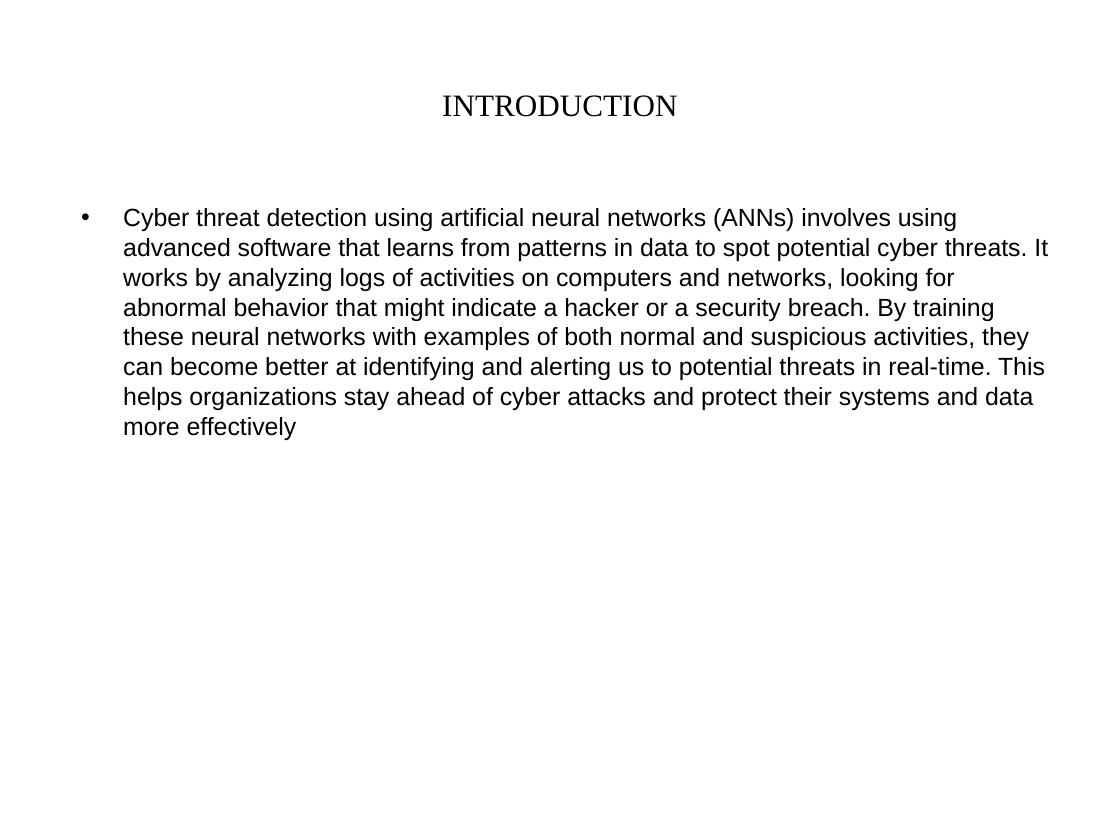
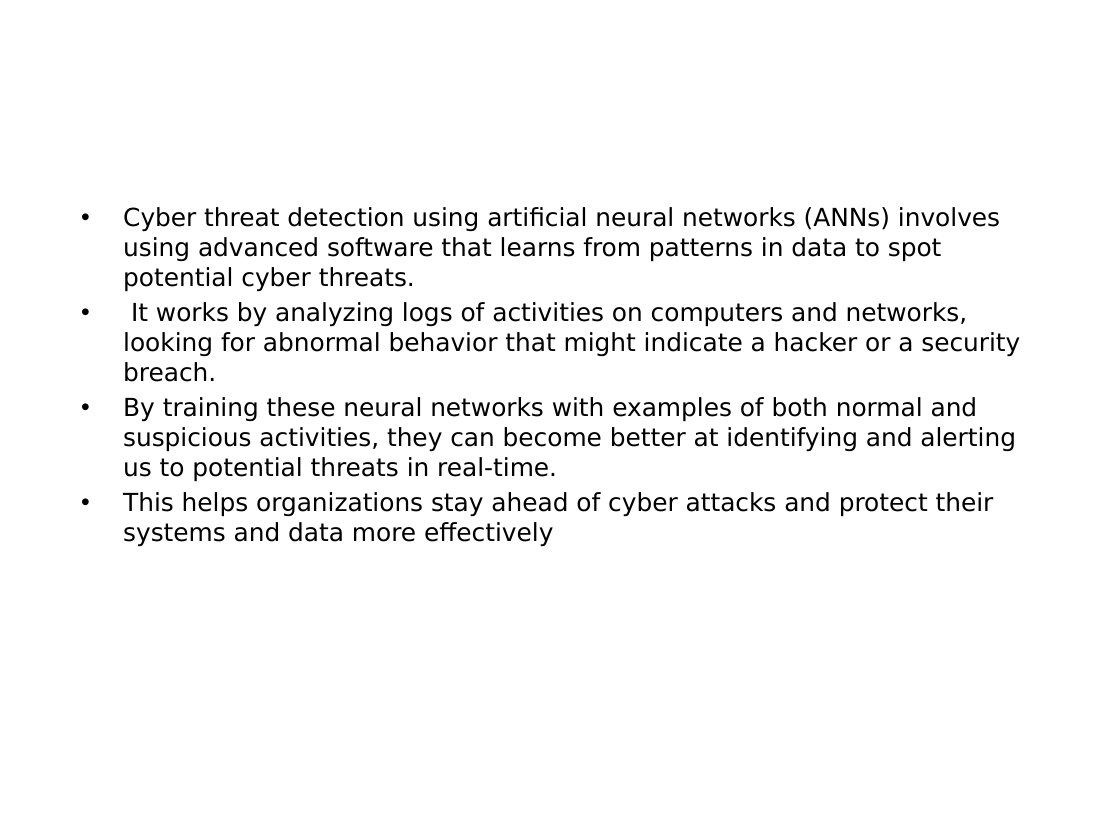
Before and after one commit to shivashankarenagandula/Cyber-threat-detection-based-on-artificial-neural-network-using-event-profiles, a slide deck: slide 5 of BATCH_14_RTR_CSD-A.pptx (slide 4 before the commit). Drawn at 1120x840 pixels with LibreOffice and Linux fonts; fonts in the diff are those of the drawing. Boxes give left, top, right and bottom in pixels: in the first picture for what was removed or moved away, otherwise in the second. Text is boxed around its words. In the diff, an @@ line names an element or a change of style, - is before the commit and + after.

```diff
--- a/BATCH_14_RTR_CSD-A.pptx
+++ b/BATCH_14_RTR_CSD-A.pptx
@@ title removed at <box>442,95,677,117</box> @@
-INTRODUCTION
@@ text at <box>123,207,1020,547</box>: text changed; font Arial to DejaVu Sans @@
-• Cyber threat detection using artificial neural networks (ANNs) involves using advanced software that learns from patterns in data to spot potential cyber threats. It works by analyzing logs of activities on computers and networks, looking for abnormal behavior that might indicate a hacker or a security breach. By training these neural networks with examples of both normal and suspicious activities, they can become better at identifying and alerting us to potential threats in real-time. This helps organizations stay ahead of cyber attacks and protect their systems and data more effectively
+• Cyber threat detection using artificial neural networks (ANNs) involves using advanced software that learns from patterns in data to spot potential cyber threats.
+• It works by analyzing logs of activities on computers and networks, looking for abnormal behavior that might indicate a hacker or a security breach.
+• By training these neural networks with examples of both normal and suspicious activities, they can become better at identifying and alerting us to potential threats in real-time.
+• This helps organizations stay ahead of cyber attacks and protect their systems and data more effectively
```
Also in this commit, not shown: 12 other slides changed, 3 slides added, 1 slide removed.
